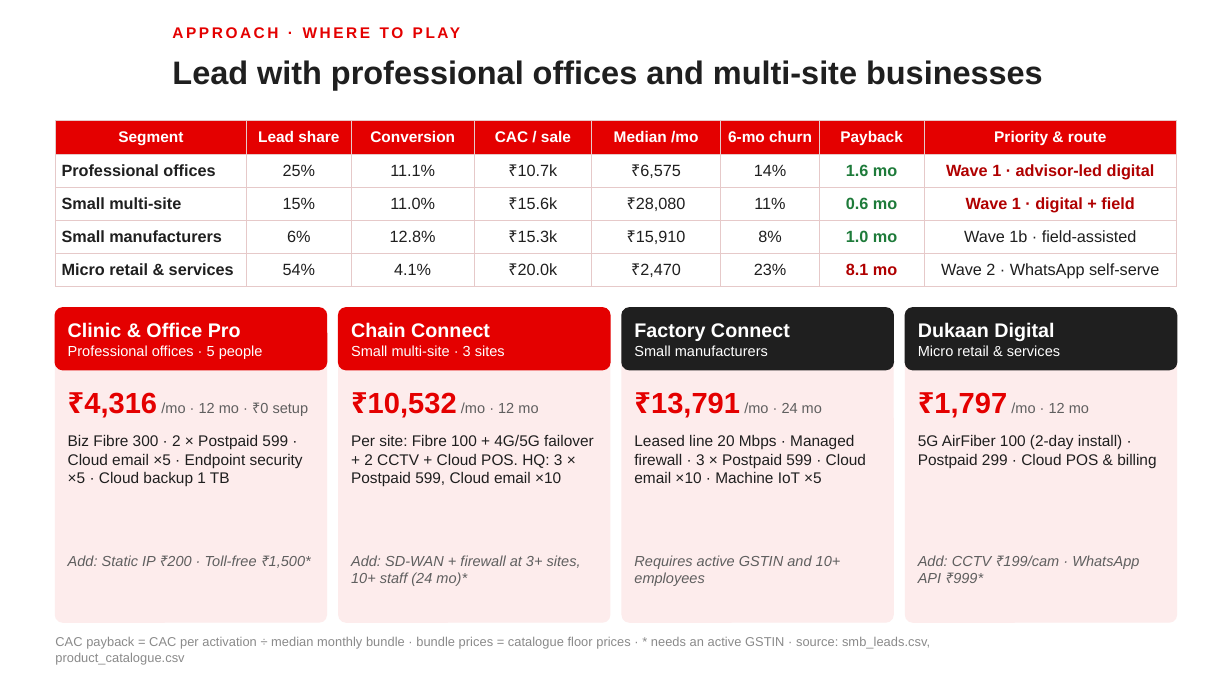
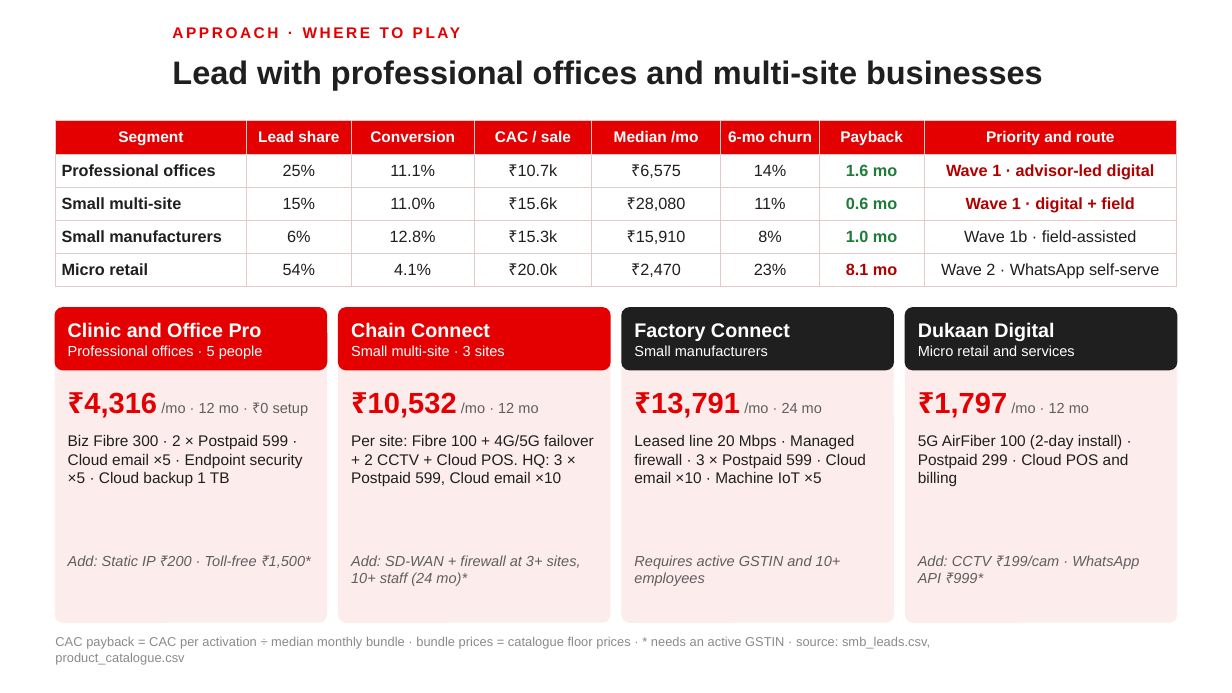
Before and after one commit to Jiyare06/ek-baithak, a slide deck: slide 3 of docs/Jagh_Ek_Baithak_SYNC.pptx. Drawn at 1232x693 pixels with LibreOffice and Linux fonts; fonts in the diff are those of the drawing; background and template pictures are left out. Boxes give left, top, right and bottom in pixels: in the first picture for what was removed or moved away, otherwise in the second. Text is boxed around its words. In the diff, an @@ line names an element or a change of style, - is before the commit and + after.

```diff
--- a/docs/Jagh_Ek_Baithak_SYNC.pptx
+++ b/docs/Jagh_Ek_Baithak_SYNC.pptx
@@ table at box(55, 121, 1177, 283) @@
-row 1, column 8: Priority & route
+row 1, column 8: Priority and route
-row 5, column 1: Micro retail & services
+row 5, column 1: Micro retail
@@ text at box(68, 322, 262, 338): text changed @@
-Clinic & Office Pro
+Clinic and Office Pro
@@ text at box(918, 345, 1074, 356): text changed @@
-Micro retail & services
+Micro retail and services
@@ text at box(918, 434, 1129, 486): text changed @@
-5G AirFiber 100 (2-day install) · Postpaid 299 · Cloud POS & billing
+5G AirFiber 100 (2-day install) · Postpaid 299 · Cloud POS and billing
```
Also in this commit, not shown: 6 other slides changed, 32 other files.
